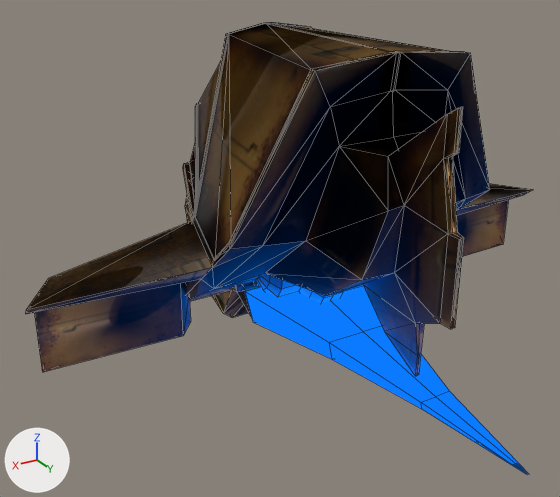
An edit to the Blender file koala/koala.blend, drawn before and after from the same camera.
Before and after are seen from a camera (50 mm lens) standing at (12.79, 20.18, 8.69) and looking at (1.34, 1.1, -0.85). The lights are fixed; the arrows at lower left show +X, +Y and +Z. Mesh edges are drawn as thin lines.

The scene before the commit, as lines of its bpy script (objects in view):
```python
me_base = bpy.data.meshes.new('base')
me_base.from_pydata(...)  # 423 vertices, 488 faces; spans x -0.02..9.27, y -5.56..5.56, z -7.45..7.45
me_base.materials.append(None)
me_glow = bpy.data.meshes.new('glow')
me_glow.from_pydata(...)  # 19 vertices, 14 faces; spans x 0.0..2.27, y -4.17..-2.33, z -10.31..0.06
me_glow.materials.append(mat_glow_standard)
ob_base_glow = bpy.data.objects.new('base_glow', me_base)
ob_base_glow.location = (0.0, 0.0, 0.0)
ob_base_glow.rotation_euler = (1.571, 0.0, 0.0)  # degrees (90, 0, 0)
ob_base_glow.material_slots[0].link = 'OBJECT'; ob_base_glow.material_slots[0].material = mat_base_glow
_m = ob_base_glow.modifiers.new('Mirror', 'MIRROR')
ob_glow = bpy.data.objects.new('glow', me_glow)
ob_glow.location = (0.0, 0.0, 0.0)
ob_glow.rotation_euler = (1.571, 0.0, 0.0)  # degrees (90, 0, 0)
ob_glow.scale = (1.01, 1.01, 1.01)
_m = ob_glow.modifiers.new('Mirror', 'MIRROR')
```
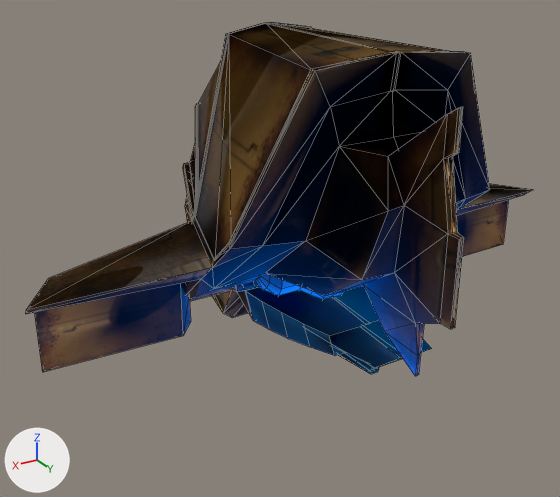
Changed parts and their boxes [x1, y1, x2, y2] in the pictures (560 x 497 px):
'glow', deleted
    before: [245, 286, 529, 474]
'engine_glow', added (blue)
    after: [245, 286, 432, 374]

The change, as a diff of the scene's bpy script:
```diff
--- a/koala/koala.blend.py
+++ b/koala/koala.blend.py
@@ mat_engine_glow_melendez @@
+mat_engine_glow_melendez = principled_material('engine_glow_melendez')
+mat_engine_glow_melendez.base_color = (0.0, 0.328, 1.0)  # blue #009bff
+mat_engine_glow_melendez.roughness = 0.75
@@ me_base_001 @@
+me_base_001.from_pydata(...)  # 38 vertices, 16 faces; spans x -0.15..2.27, y -4.53..-2.33, z -5.69..0.12
+me_base_001.materials.append(mat_engine_glow_melendez)  # its picture is missing
@@ ob_glow @@
-ob_glow = bpy.data.objects.new('glow', me_glow)
-ob_glow.location = (0.0, 0.0, 0.0)
-ob_glow.rotation_euler = (1.571, 0.0, 0.0)  # degrees (90, 0, 0)
-ob_glow.scale = (1.01, 1.01, 1.01)
-_m = ob_glow.modifiers.new('Mirror', 'MIRROR')
@@ ob_engine_glow @@
+ob_engine_glow = bpy.data.objects.new('engine_glow', me_base_001)
+ob_engine_glow.location = (0.0, 0.0, 0.0)
+ob_engine_glow.rotation_euler = (1.571, 0.0, 0.0)  # degrees (90, 0, 0)
+_m = ob_engine_glow.modifiers.new('Mirror', 'MIRROR')
```
